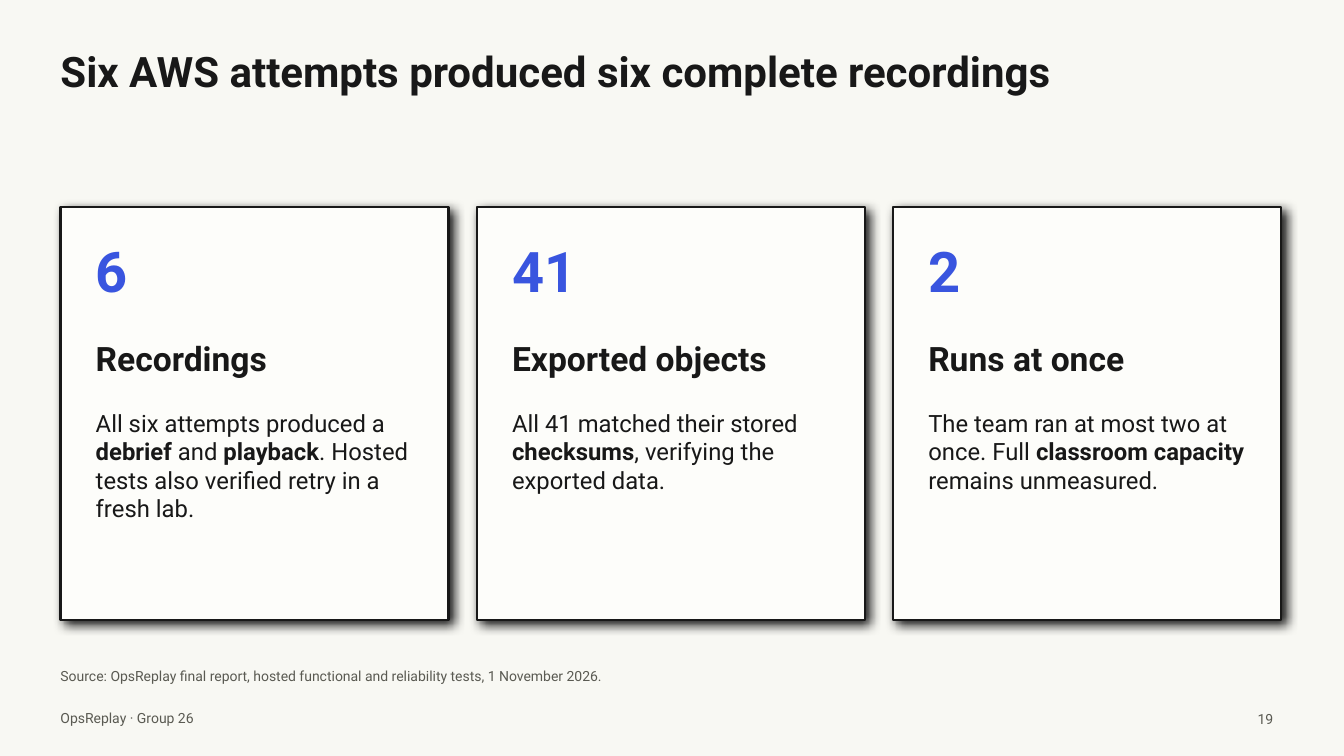
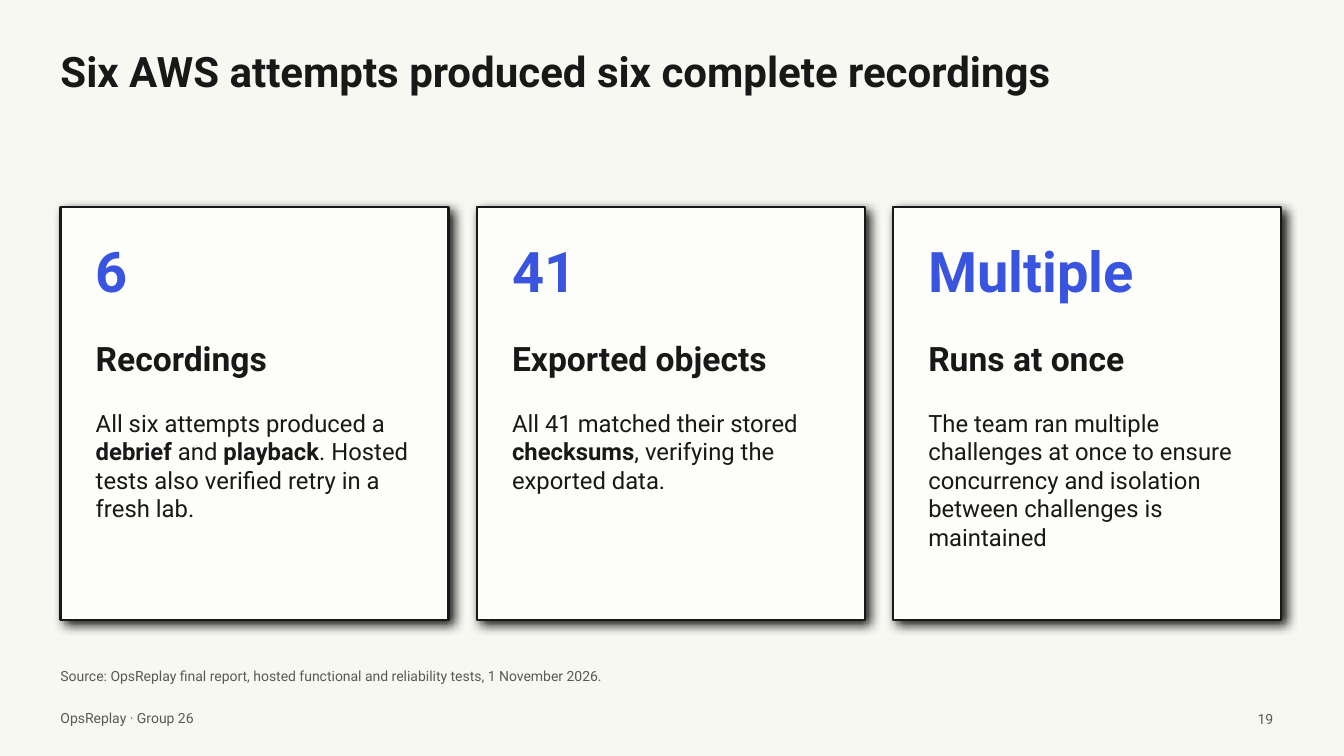
Before and after one commit to ehz0ah/OpsReplay, a slide deck: slide 19 of docs/reports/final/OpsReplay_Final_Presentation.pptx. Drawn at 1344x756 pixels with LibreOffice and Linux fonts; fonts in the diff are those of the drawing. Boxes give left, top, right and bottom in pixels: in the first picture for what was removed or moved away, otherwise in the second. Text is boxed around its words. In the diff, an @@ line names an element or a change of style, - is before the commit and + after.

```diff
--- a/docs/reports/final/OpsReplay_Final_Presentation.pptx
+++ b/docs/reports/final/OpsReplay_Final_Presentation.pptx
@@ text at <box>928,250,1133,304</box>: text changed @@
-2
+Multiple
@@ text at <box>928,414,1232,547</box>: text changed @@
-The team ran at most two at once. Full classroom capacity remains unmeasured.
+The team ran multiple challenges at once to ensure concurrency and isolation between challenges is maintained
```
Also in this commit, not shown: 9 other slides changed.
